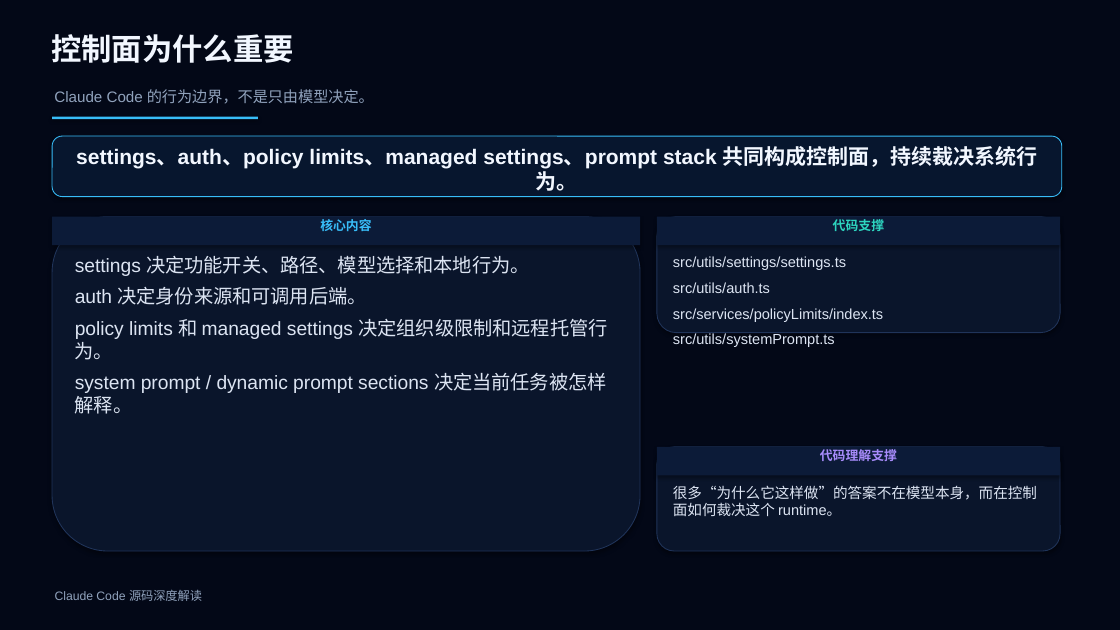
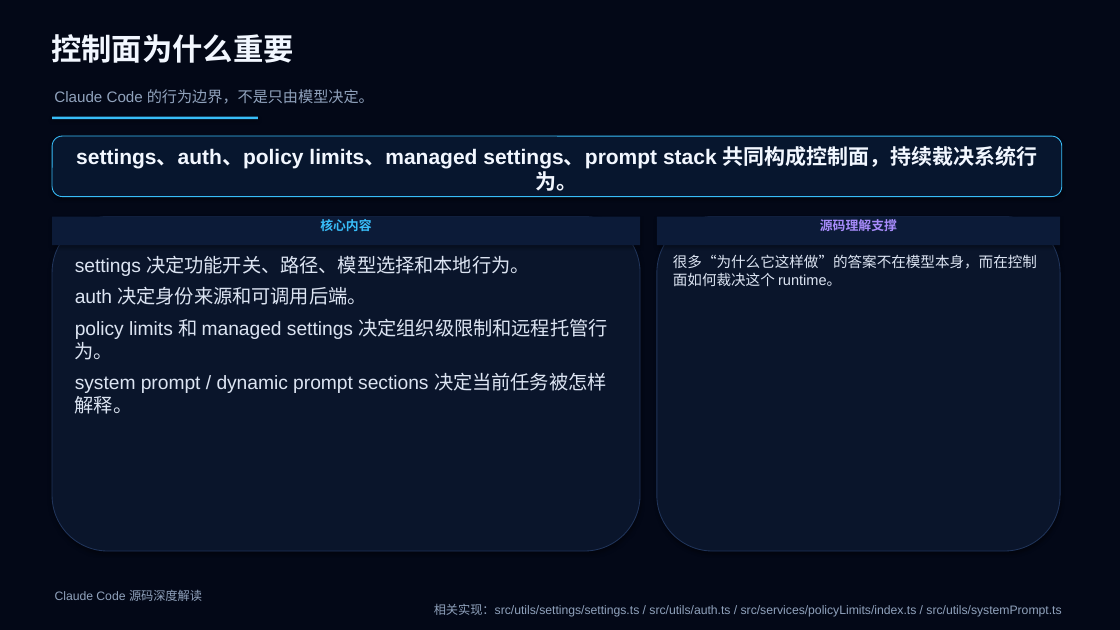
Before and after one commit to boboliu-1010/ccode, a slide deck: slide 7 of docs/zh/10-Claude Code 源码深度解读.pptx. Drawn at 1120x630 pixels with LibreOffice and Linux fonts; fonts in the diff are those of the drawing. Boxes give left, top, right and bottom in pixels: in the first picture for what was removed or moved away, otherwise in the second. Text is boxed around its words. In the diff, an @@ line names an element or a change of style, - is before the commit and + after.

```diff
--- a/docs/zh/10-Claude Code 源码深度解读.pptx
+++ b/docs/zh/10-Claude Code 源码深度解读.pptx
@@ rounded rectangle: place and size @@
-rounded rectangle at [657, 217, 1060, 333]
+rounded rectangle at [657, 217, 1060, 551]
@@ text in rectangle at [820, 219, 897, 231]: text changed; text colour #2DD4BF to #A78BFA @@
-代码支撑
+源码理解支撑
@@ text "很多“为什么它这样做”的答案不在模型本身，而在控制面如何裁决这个 runtime。": place and size @@
-text "很多“为什么它这样做”的答案不在模型本身，而在控制面如何裁决这个 runtime。" at [673, 485, 1037, 516]
+text "很多“为什么它这样做”的答案不在模型本身，而在控制面如何裁决这个 runtime。" at [673, 254, 1037, 286]
@@ text removed at [673, 256, 883, 322] @@
-src/utils/settings/settings.ts
-src/utils/auth.ts
-src/services/policyLimits/index.ts
-src/utils/systemPrompt.ts
@@ rounded rectangle removed at [657, 447, 1060, 551] @@
@@ rectangle removed at [657, 447, 1060, 476] @@
-代码理解支撑
@@ text at [434, 604, 1061, 617]: paragraph added @@
+相关实现：src/utils/settings/settings.ts / src/utils/auth.ts / src/services/policyLimits/index.ts / src/utils/systemPrompt.ts
```
Also in this commit, not shown: 45 other slides changed, 1 other file.
